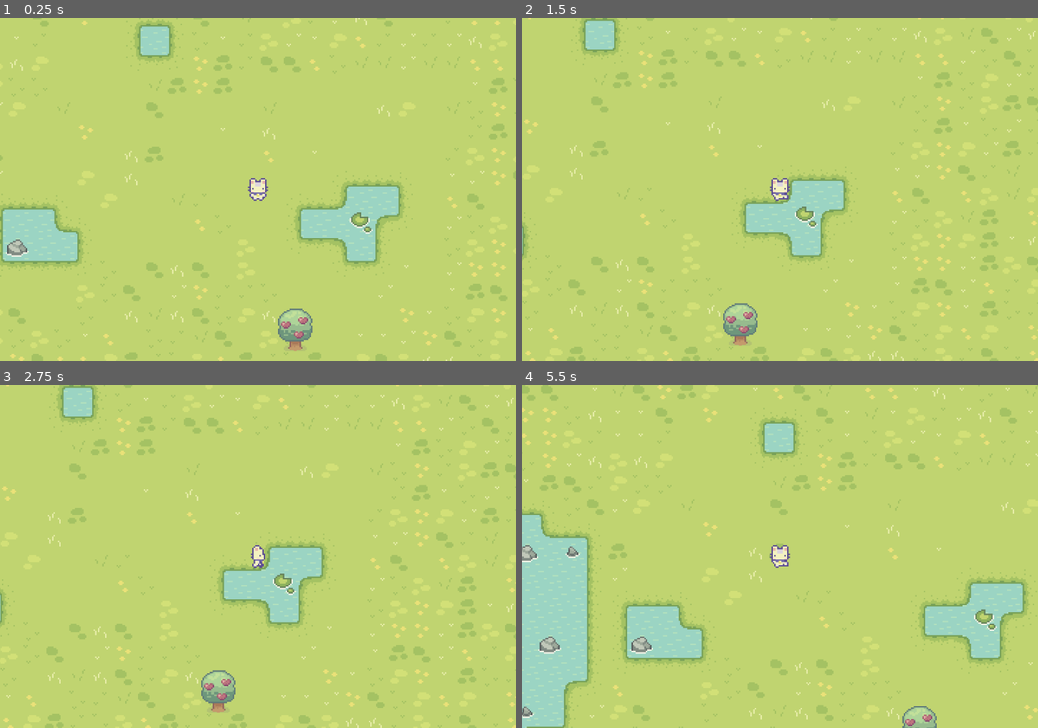
Above: before the commit, frames 1-4 (two rows, left to right).
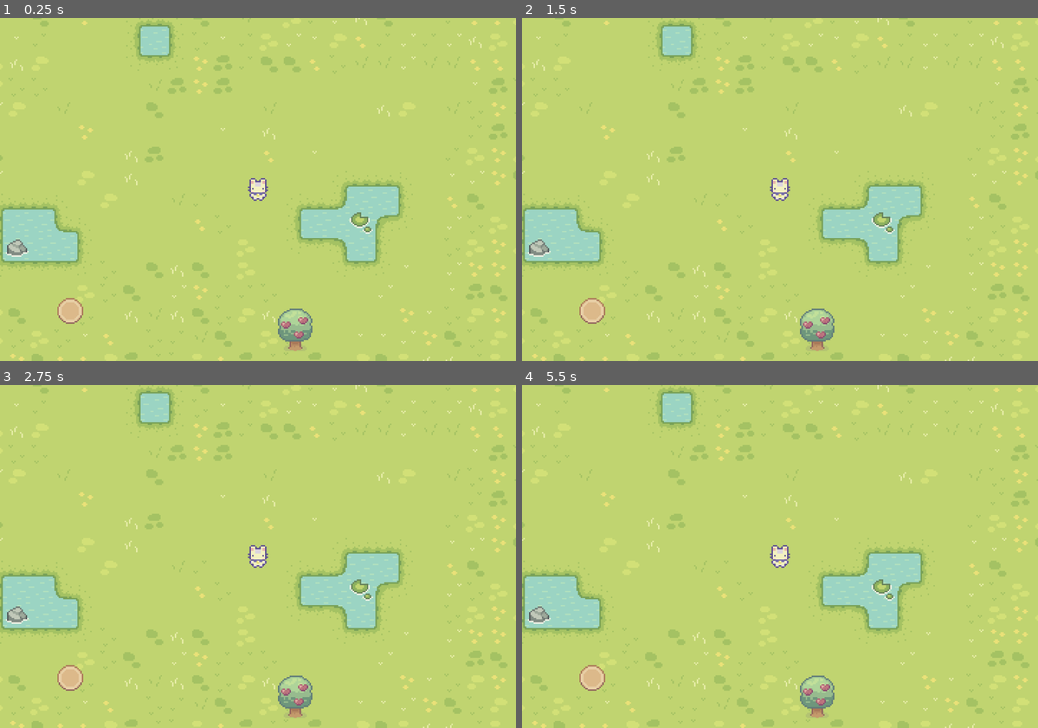
Above: after the commit, the same moments.

Repository: herdyhardiyant/TeemoLands
Game: Godot game, scene res://scenes/world.tscn
Two runs of this game, one before a commit and one after it. Both use one fixed random seed, a clock stepped at 60 frames per second and the inputs below.
Inputs (mouse positions are in pixels of both pictures, inside the frame that each line leads up to):
- Up to frame 1 (0.25 s): no input
- Up to frame 2 (1.5 s): tap Enter at 0.5 s; move the mouse to (893, 172) at 0.52 s; hold D (right) 0.53-1.28 s; tap F (action) at 0.6, 1.35 s; move the mouse to (676, 206) at 1.27 s; hold S (down) from 1.28 s (still down)
- Up to frame 3 (2.75 s): tap Space at 2 s; move the mouse to (309, 481) at 2.02 s; release S (down) at 2.03 s; hold D (right) from 2.03 s (still down); tap F (action) at 2.1 s
- Up to frame 4 (5.5 s): tap Enter at 2.75 s; move the mouse to (754, 625) at 2.77 s; release D (right) at 2.78 s; hold W (up) 2.78-3.53 s; tap F (action) every 0.75 s from 2.85 to 5.1 s; move the mouse to (934, 607) at 3.52 s; hold A (left) 3.53-5.03 s; move the mouse to (625, 505) at 4.27 s; move the mouse to (805, 556) at 5.02 s; hold S (down) from 5.03 s (still down)

The runs differ from the first frame. In frame 1, 0.3% of the frame differs, in the area x 11-17%, y 81-90%; in frame 2, 18%; in frame 3, 18%; in frame 4, 23%, in the area x 0-100%, y 0-100%.

Commit message:
joystick

Diff:
--- /dev/null
+++ b/scenes/joystick.tscn
@@ -0,0 +1,22 @@
+[gd_scene load_steps=3 format=3 uid="uid://bcvcnn063vtjm"]
+
+[ext_resource type="Texture2D" uid="uid://ckvxv67lk3l1g" path="res://Sprout Lands/UI/UI Settings Buttons.png" id="1_114e0"]
+[ext_resource type="Script" path="res://scripts/Knob.gd" id="2_kao85"]
+
+[node name="Joystick" type="Node2D"]
+
+[node name="Knob" type="Sprite2D" parent="."]
+texture = ExtResource("1_114e0")
+region_enabled = true
+region_rect = Rect2(38.8094, 86.9454, 18.3778, 18.2269)
+script = ExtResource("2_kao85")
+
+[node name="Button" type="Button" parent="."]
+modulate = Color(1, 1, 1, 0)
+offset_left = -9.0
+offset_top = -9.0
+offset_right = 9.0
+offset_bottom = 9.0
+
+[connection signal="button_down" from="Button" to="Knob" method="_on_button_button_down"]
+[connection signal="button_up" from="Button" to="Knob" method="_on_button_button_up"]
--- a/scenes/player.tscn
+++ b/scenes/player.tscn
@@ -6,6 +6,7 @@
 [ext_resource type="Script" path="res://scripts/player/PlayerAnimations.gd" id="3_0ijd3"]
 [ext_resource type="Texture2D" uid="uid://cgc5dmdr84sim" path="res://Sprout Lands/Sprite Basic/Objects/Egg_item.png" id="3_agqux"]
 [ext_resource type="Script" path="res://scripts/player/PlayerInteractTrigger.gd" id="3_savii"]
+[ext_resource type="PackedScene" uid="uid://bcvcnn063vtjm" path="res://scenes/joystick.tscn" id="5_mn2qa"]
 
 [sub_resource type="AtlasTexture" id="AtlasTexture_46x4b"]
 atlas = ExtResource("2_5u4lt")
@@ -215,14 +216,14 @@
 height = 16.0
 
 [sub_resource type="RectangleShape2D" id="RectangleShape2D_ly4re"]
-size = Vector2(14.5625, 13.5)
+size = Vector2(10.2812, 9.75)
 
 [node name="Player" type="CharacterBody2D"]
 script = ExtResource("1_45vhk")
 
 [node name="AnimatedSprite2D" type="AnimatedSprite2D" parent="."]
 sprite_frames = SubResource("SpriteFrames_dmwus")
-animation = &"axe_up"
+animation = &"idle_down"
 script = ExtResource("3_0ijd3")
 
 [node name="CharacterCollision" type="CollisionShape2D" parent="."]
@@ -230,6 +231,9 @@
 
 [node name="Camera2D" type="Camera2D" parent="."]
 zoom = Vector2(3, 3)
+
+[node name="Joystick" parent="Camera2D" instance=ExtResource("5_mn2qa")]
+position = Vector2(-131, 85)
 
 [node name="InteractTrigger" type="Area2D" parent="."]
 position = Vector2(0, 14)
@@ -242,7 +246,7 @@
 texture = ExtResource("3_agqux")
 
 [node name="CollisionShape2D" type="CollisionShape2D" parent="InteractTrigger"]
-position = Vector2(0, 1)
+position = Vector2(0, -1)
 shape = SubResource("RectangleShape2D_ly4re")
 
 [connection signal="animation_finished" from="AnimatedSprite2D" to="AnimatedSprite2D" method="_on_animation_finished"]
--- /dev/null
+++ b/scripts/Knob.gd
@@ -0,0 +1,52 @@
+extends Sprite2D
+
+class_name Knob
+
+@onready var parent = $".."
+var max_length = 20
+var is_pressing = false
+var dead_zone = 0.3
+
+
+func get_axis() -> Vector2:
+	if !is_pressing:
+		return Vector2.ZERO
+	var parent_global_position: Vector2 = parent.global_position
+
+	var axis:Vector2 = parent_global_position.direction_to(global_position).normalized()
+	if abs(axis.x) < dead_zone:
+		axis.x = 0
+	if abs(axis.y) < dead_zone:
+		axis.y = 0
+	return axis
+
+
+# Called every frame. 'delta' is the elapsed time since the previous frame.
+func _process(delta):
+	get_axis()
+	if is_pressing:
+		_move_knob_to_mouse()
+	else:
+		_reset_knob_position(delta)
+
+
+
+func _move_knob_to_mouse():
+	if get_global_mouse_position().distance_to(parent.global_position) <= max_length:
+		global_position = get_global_mouse_position()
+	else:
+		var angle = parent.global_position.angle_to_point(get_global_mouse_position())
+		global_position.x = parent.global_position.x + cos(angle) * max_length
+		global_position.y = parent.global_position.y + sin(angle) * max_length
+
+func _reset_knob_position(delta):
+	global_position = lerp(global_position, parent.global_position, 5 * delta)
+
+
+
+func _on_button_button_down():
+	is_pressing = true
+
+
+func _on_button_button_up():
+	is_pressing = false
--- a/scripts/player/Player.gd
+++ b/scripts/player/Player.gd
@@ -6,11 +6,17 @@
 
 @onready var anim = $AnimatedSprite2D
 @onready var interact_trigger = $InteractTrigger
+@onready var joystick: Knob = $Camera2D/Joystick/Knob
 
-var next_idle_animation:String
 var move_direction = Vector2.ZERO
+var is_moving = false
 
 func _physics_process(delta: float) -> void:
-	var rotation_direction = Input.get_vector("left", "right", "up", "down")
-	velocity = rotation_direction * SPEED * delta
-	move_and_slide()
+	#var rotation_direction = Input.get_vector("left", "right", "up", "down")
+	var rotation_direction = joystick.get_axis()
+	if rotation_direction == Vector2.ZERO:
+		is_moving = false
+	else:
+		velocity = rotation_direction * SPEED * delta
+		move_and_slide()
+		is_moving = true
--- a/scripts/player/PlayerAnimations.gd
+++ b/scripts/player/PlayerAnimations.gd
@@ -1,7 +1,7 @@
 extends AnimatedSprite2D
 
 var next_idle_animation = "idle_down"
-@onready var playerBody = $".."
+@onready var playerBody:Player = $".."
 
 var current_rotation = Vector2.DOWN
 var _is_animate_action = false
@@ -24,13 +24,13 @@
 
 
 func _get_player_rotation():
-	if Input.is_action_pressed("up"):
+	if playerBody.velocity.y < 0:
 		current_rotation = Vector2.UP
-	elif Input.is_action_pressed("down"):
+	elif playerBody.velocity.y > 0:
 		current_rotation = Vector2.DOWN
-	elif Input.is_action_pressed("left"):
+	elif playerBody.velocity.x < 0:
 		current_rotation = Vector2.LEFT
-	elif Input.is_action_pressed("right"):
+	elif playerBody.velocity.x > 0:
 		current_rotation = Vector2.RIGHT
 
 func _animate_axe_swing():
@@ -47,17 +47,17 @@
 
 
 func _movement_animation():
-	if Input.is_action_pressed("up"):
+	if !playerBody.is_moving:
+		_idle_animtaion()
+		return
+	if current_rotation == Vector2.UP:
 		play("walk_up")
-	elif Input.is_action_pressed("down"):
+	elif current_rotation == Vector2.DOWN:
 		play("walk_down")
-	elif Input.is_action_pressed("left"):
+	elif current_rotation == Vector2.LEFT:
 		play("walk_left")
-	elif Input.is_action_pressed("right"):
+	elif current_rotation == Vector2.RIGHT:
 		play("walk_right")
-	else:
-		_idle_animtaion()
-
 
 func _idle_animtaion():
 	if current_rotation == Vector2.UP:
@@ -69,7 +69,6 @@
 	elif current_rotation == Vector2.LEFT:
 		play("idle_left")
 
-
 func _on_animation_finished():
 	_is_animate_action = false
 
Not shown: 1 places in scenes/player.tscn that only renumber resources
